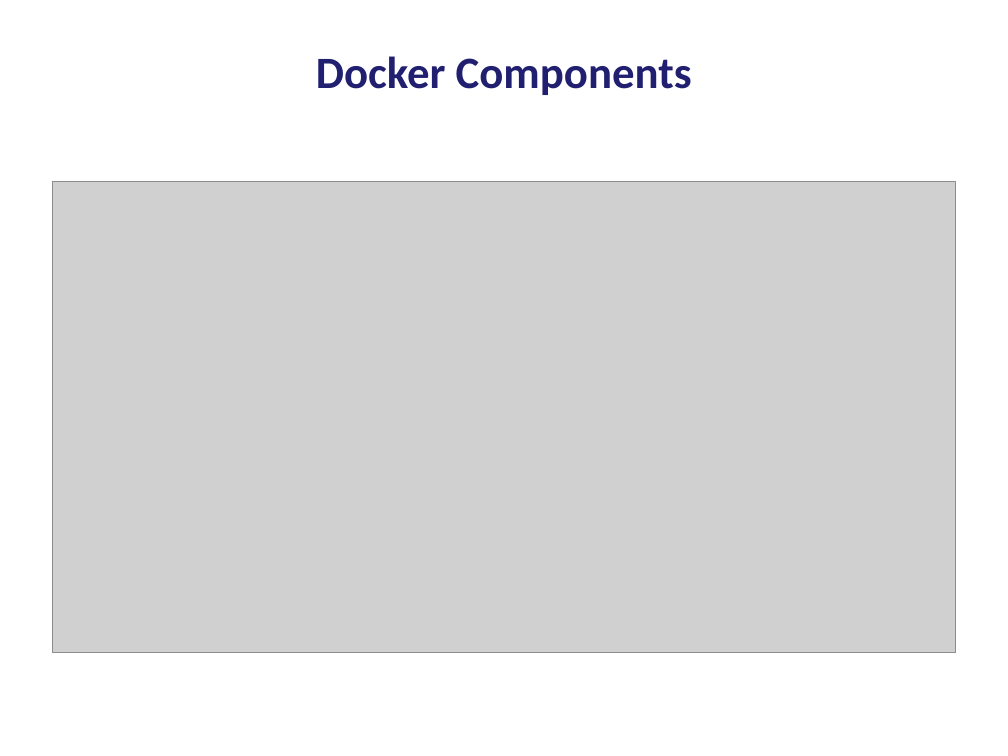
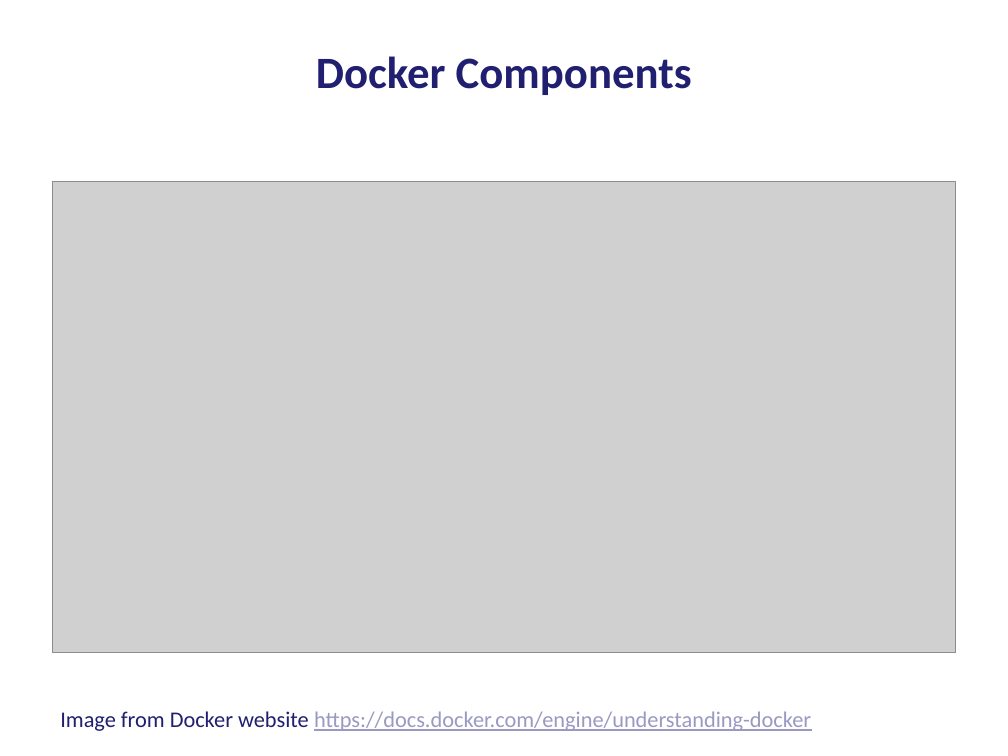
Before and after one commit to bioinformatics-core-shared-training/docker-4-bioinformatics, a slide deck: slide 3 of IntroductionToDocker.pptx. Drawn at 1008x756 pixels with LibreOffice and Linux fonts; fonts in the diff are those of the drawing; grey boxes stand for pictures. Boxes give left, top, right and bottom in pixels: in the first picture for what was removed or moved away, otherwise in the second. Text is boxed around its words. In the diff, an @@ line names an element or a change of style, - is before the commit and + after.

Commit message:
Added slides showing some basic docker commands and how to build an image

```diff
--- a/IntroductionToDocker.pptx
+++ b/IntroductionToDocker.pptx
@@ text added at (60,711,811,731), 16 pt, text #9A99C2, underline @@
+Image from Docker website https://docs.docker.com/engine/understanding-docker
```
Also in this commit, not shown: 8 other slides changed, 2 slides added.
